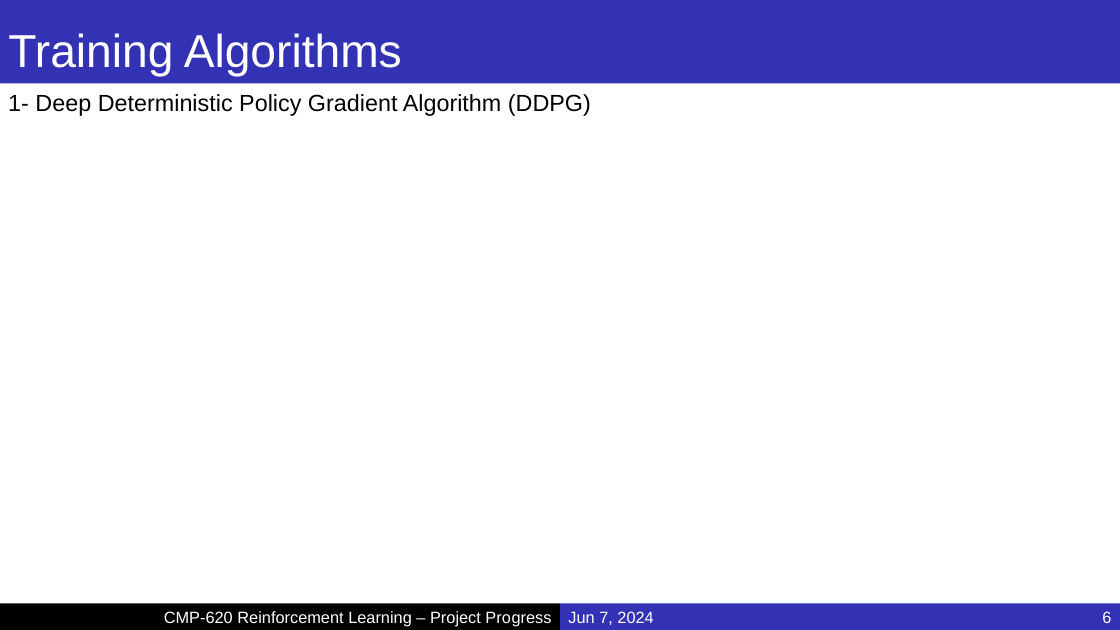
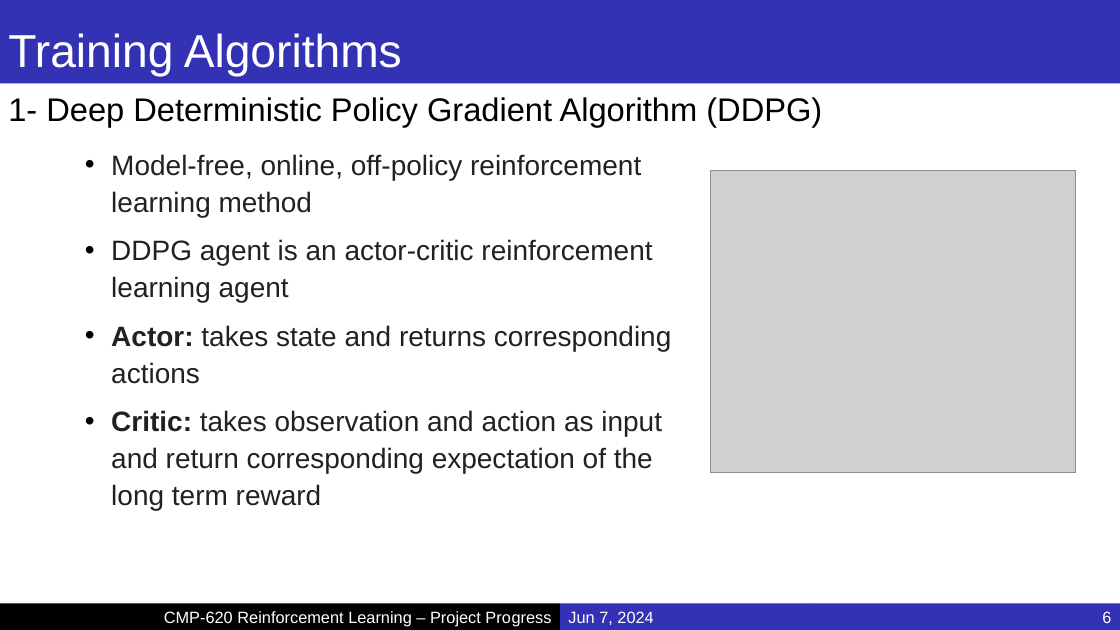
Before and after one commit to MucahidRidvanKaplan/ParrotQuadcopterRL, a slide deck: slide 6 of Presentations/Project_Final.pptx. Drawn at 1120x630 pixels with LibreOffice and Linux fonts; fonts in the diff are those of the drawing; grey boxes stand for pictures; background and template pictures are left out. Boxes give left, top, right and bottom in pixels: in the first picture for what was removed or moved away, otherwise in the second. Text is boxed around its words. In the diff, an @@ line names an element or a change of style, - is before the commit and + after.

```diff
--- a/Presentations/Project_Final.pptx
+++ b/Presentations/Project_Final.pptx
@@ text "1- Deep Deterministic Policy Gradient ..." at box(8, 97, 822, 127): size 20 to 28 pt @@
@@ text added at box(111, 154, 671, 510), 24 pt, text #212121 @@
+• Model-free, online, off-policy reinforcement learning method
+• DDPG agent is an actor-critic reinforcement learning agent
+• Actor: takes state and returns corresponding actions
+• Critic: takes observation and action as input and return corresponding expectation of the long term reward
@@ picture added at box(711, 171, 1076, 473) @@
```
Also in this commit, not shown: 4 other slides changed.
